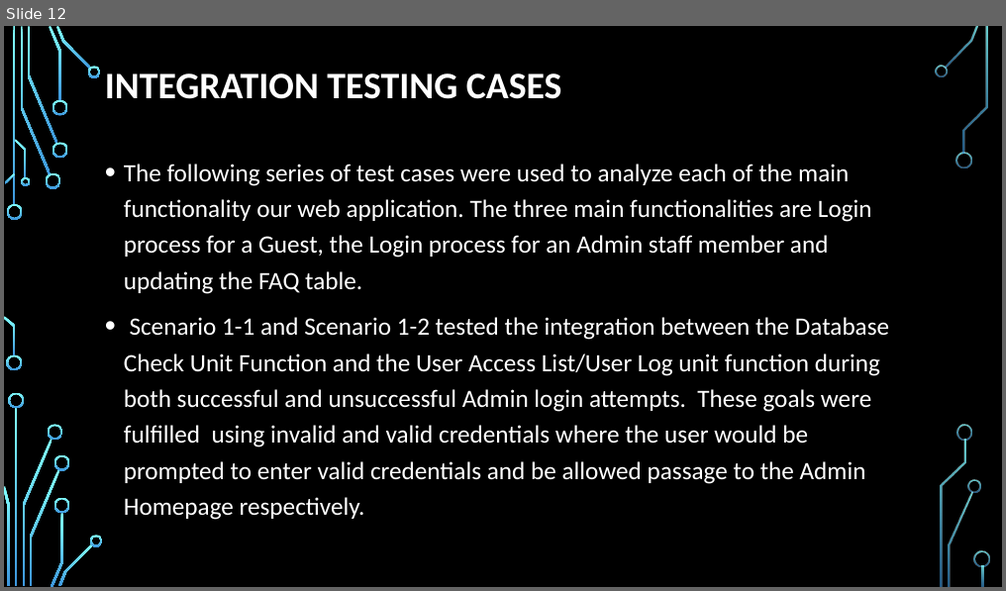
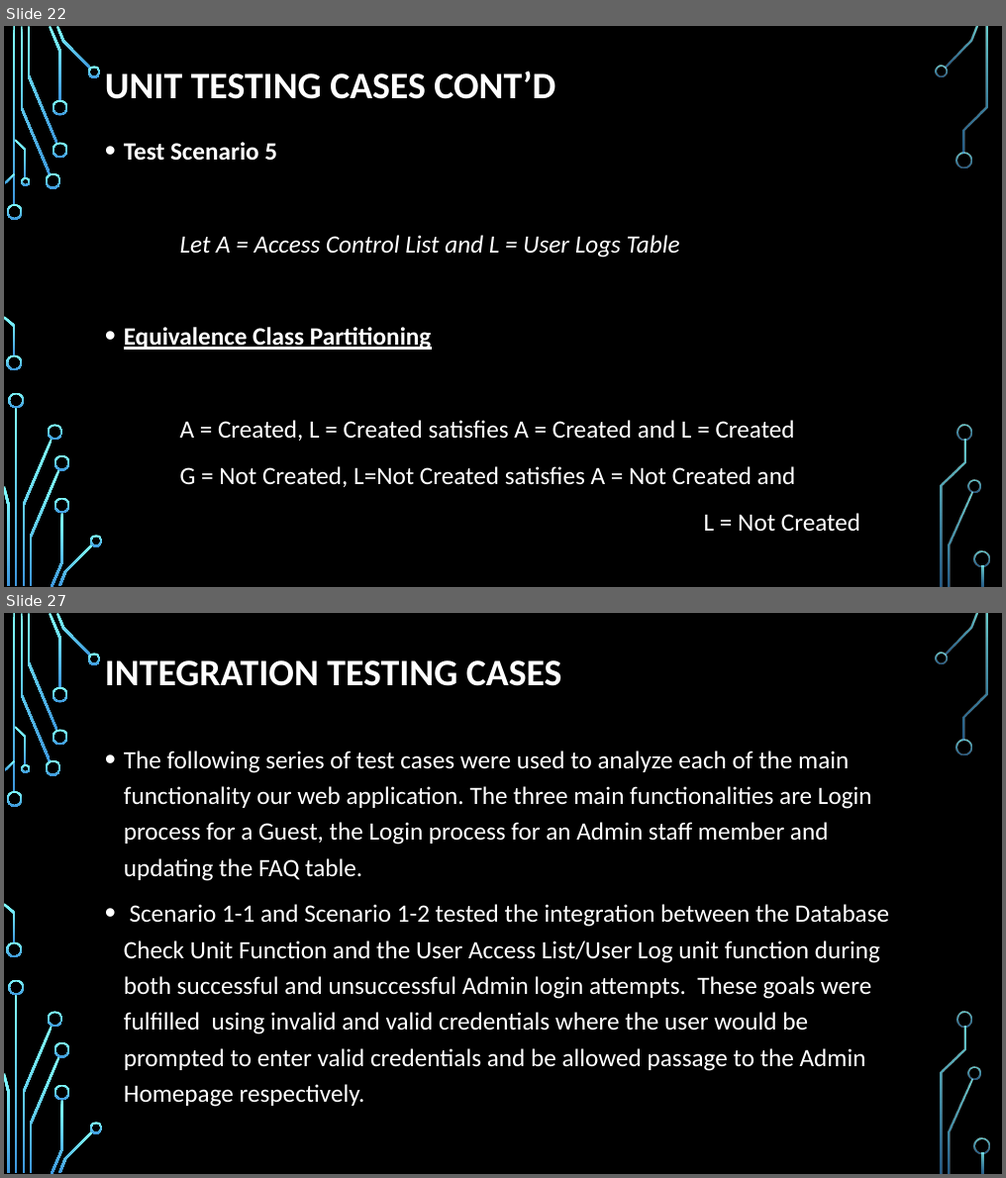
Before and after one commit to trf213/SQA, a slide deck: Documentation/Group Presentation.pptx. Shown one above the other, each under a label of ours: slide 12 before the commit, slides 22 and 27 after it; the slides between them are not shown. The pictures are 1006x591 and 1006x1178 pixels, drawn with LibreOffice and Linux fonts; fonts in the diff are those of the drawing; background and template pictures are left out. Boxes give left, top, right and bottom in pixels: in the first picture for what was removed or moved away, otherwise in the second. Text is boxed around its words. In the diff, an @@ line names an element or a change of style, - is before the commit and + after.

```diff
--- a/Documentation/Group Presentation.pptx
+++ b/Documentation/Group Presentation.pptx
@@ slide 22 added at <box>4,26,1002,587</box>, background picture (left out); not listed: 36 template elements that a slide beside it also shows @@
@@ title added at <box>105,71,555,99</box>, 36 pt, text #FFFFFF, bold @@
+UNIT TESTING CASES CONT’D
@@ text added at <box>124,142,860,531</box>, 24 pt, text #FFFFFF @@
+• Test Scenario 5
+Let A = Access Control List and L = User Logs Table
+• Equivalence Class Partitioning
+A = Created, L = Created satisfies A = Created and L = Created
+G = Not Created, L=Not Created satisfies A = Not Created and
+L = Not Created
@@ what was slide 12 is now slide 27 @@
```
Also in this commit, not shown: 8 slides changed, 21 other slides added, 1 other file.
